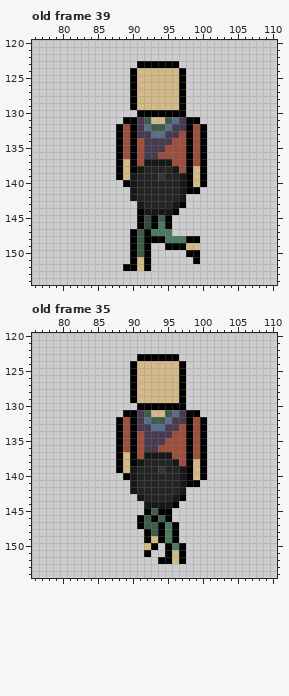
Edited in one commit: pixel-art file (Resources/Images/SoldierDropBall.aseprite). This is how it looked before the edit.
240x240 pixels, 42 frames. Colours within 5 levels of each other are drawn and written as one. Shown: old frame 39: x 76..110, y 120..154; old frame 35: x 76..110, y 120..154.
New version:
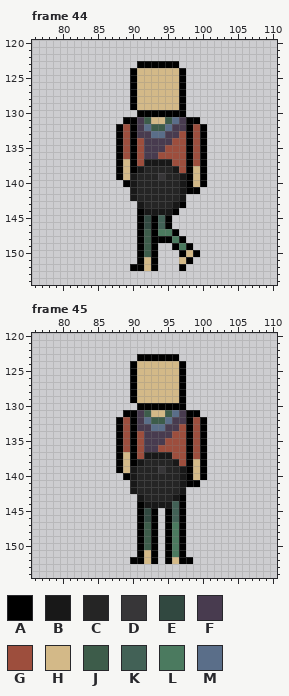
Palette (. is transparent): A #000000  B #181818  C #252525  D #373638  E #314840  F #483b4f  G #9d4e3d  H #d3b988  J #3d5c4a  K #426156  L #4b7a5f  M #5a6e89
A new or re-ordered frame is compared with the old frame closest to it.
From old to new:
frames 42 -> 45
Frame 44 is new; against old frame 39, layers "Leg1", "Leg2":
The author put colour A in row 147 at x 96; in row 149 at x 93; in row 150 at x 93 and 97; in row 151 at x 93 and 98; in row 152 at x 93 and 97.
Colour H becomes colour A in row 149 at x 98; in rows 151 to 152 at x 91.
Colour J becomes colour A in rows 147 to 150 at x 91.
Colour L becomes colour A in row 147 at x 93; in row 148 at x 95 and 97.
The author put colour H in row 151 at x 97.
Colour A becomes colour H in row 150 at x 98; in rows 151 to 152 at x 92.
Colour A becomes colour J in rows 147 to 150 at x 92.
Colour L becomes colour K in row 146 at x 94.
Colour A becomes colour L in row 149 at x 97.
Colour A is removed in row 147 at x 90; in row 148 at x 90 and 98 to 99; in row 149 at x 90 and 95; in row 150 at x 90; in row 151 at x 90 and 99; in row 152 at x 89.
Colour H is removed in row 149 at x 99.
Frame 45 is new; against old frame 35, layers "Leg1", "Leg2":
The author put colour A in rows 144 to 145 at x 91 and 97; in rows 146 to 147 at x 97; in rows 148 to 149 at x 91 and 97; in row 150 at x 91; in row 151 at x 91 and 93; in row 152 at x 90 to 91, 93 and 98.
Colour H becomes colour A in row 149 at x 93.
Colour J becomes colour A in rows 147 to 148 at x 93.
Colour K becomes colour A in row 145 at x 93.
Colour L becomes colour A in rows 147 to 149 at x 95.
Colour A becomes colour E in row 145 at x 92.
Colour J becomes colour E in row 146 at x 92.
The author put colour H in row 152 at x 92.
Colour A becomes colour H in row 151 at x 92.
Colour A becomes colour J in rows 148 to 149 at x 92.
Colour H becomes colour J in row 150 at x 92.
The author put colour K in rows 145 to 146 at x 96.
Colour A becomes colour K in row 144 at x 96.
Colour A becomes colour L in rows 147 to 149 at x 96.
Colour H becomes colour L in row 151 at x 96.
Colour A is removed in row 145 at x 94; in rows 147 to 149 at x 94; in row 152 at x 94.
Colour K is removed in row 146 at x 94.
Pixel boxes of the changes (left, top, right, bottom) in both pictures:
changed: (123, 222, 200, 271)
changed: (130, 501, 193, 564)
